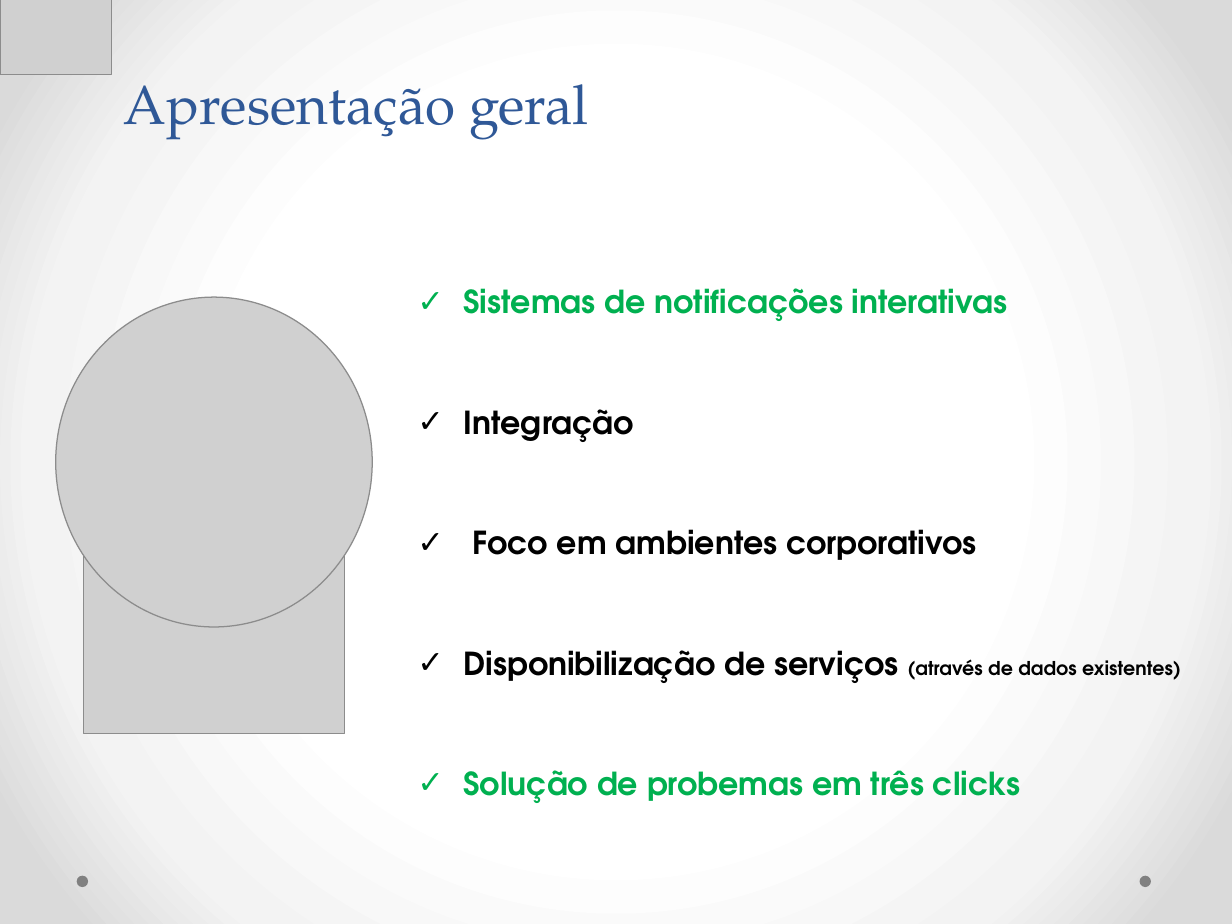
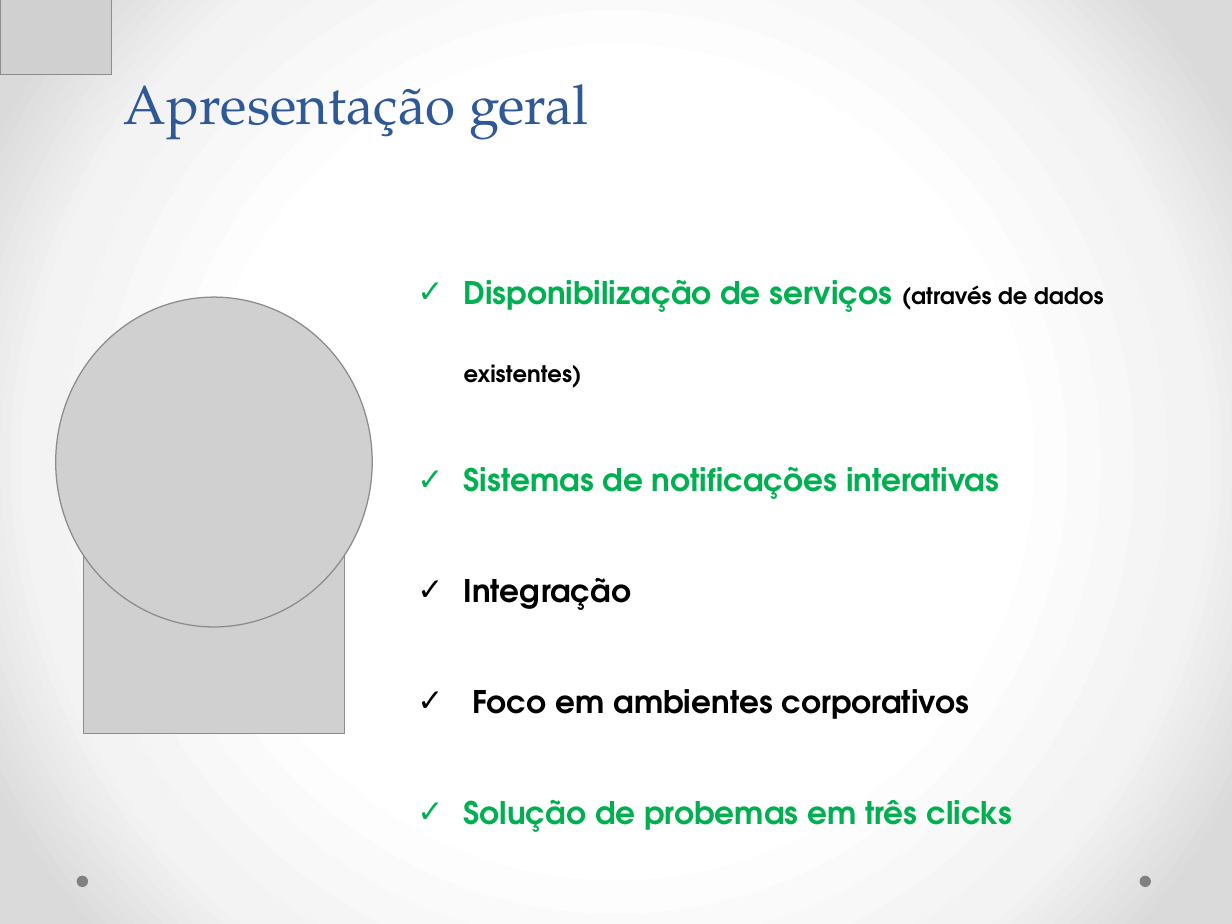
Before and after one commit to Neimarmg/TCC, a slide deck: slide 4 of Documentação final do projeto/Ppt-Final.pptx (slide 2 before the commit). Drawn at 1232x924 pixels with LibreOffice and Linux fonts; fonts in the diff are those of the drawing; grey boxes stand for pictures. Boxes give left, top, right and bottom in pixels: in the first picture for what was removed or moved away, otherwise in the second. Text is boxed around its words. In the diff, an @@ line names an element or a change of style, - is before the commit and + after.

Commit message:
ppt

```diff
--- a/Documentação final do projeto/Ppt-Final.pptx
+++ b/Documentação final do projeto/Ppt-Final.pptx
@@ text at (464,280,1104,388): paragraph added @@
+✓ Disponibilização de serviços (através de dados existentes)
@@ text at (464,467,1012,832): size 18.5 to 18.2 pt in "Sistemas de notificações interativas", "Integração", "Foco em ambientes corporativos", "Solução de probemas em três clicks"; line spacing 3 to 2.8 @@
@@ text at (464,650,1181,683): paragraph removed @@
-✓ Disponibilização de serviços (através de dados existentes)
```
Also in this commit, not shown: 3 other slides changed, 2 slides added, 1 slide removed.
